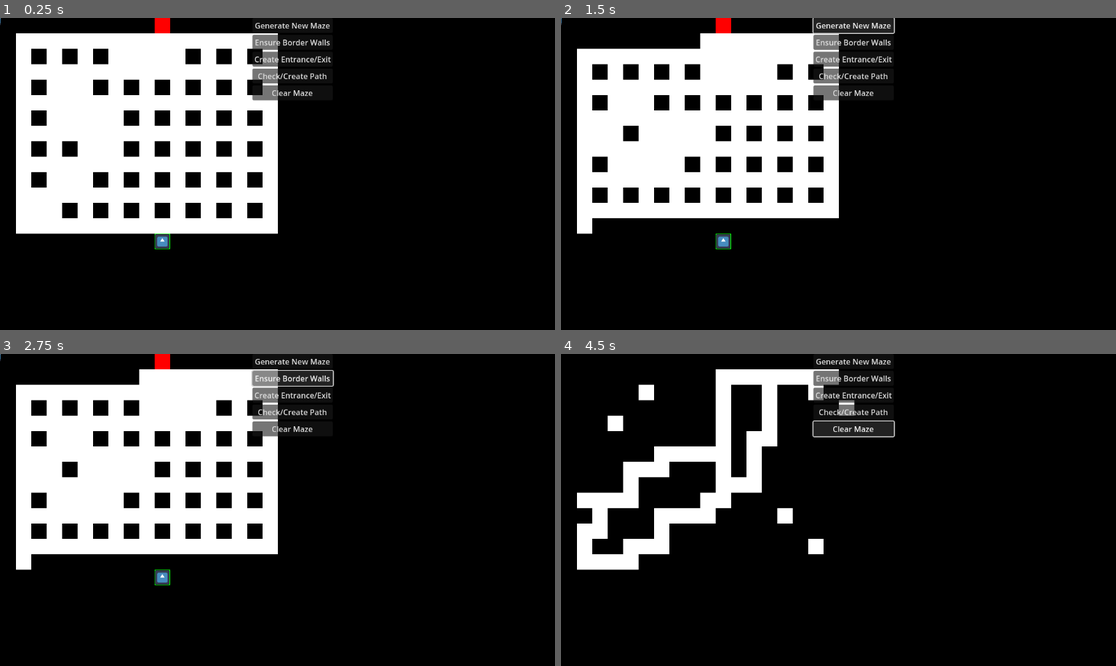
Above: before the commit, frames 1-4 (two rows, left to right).
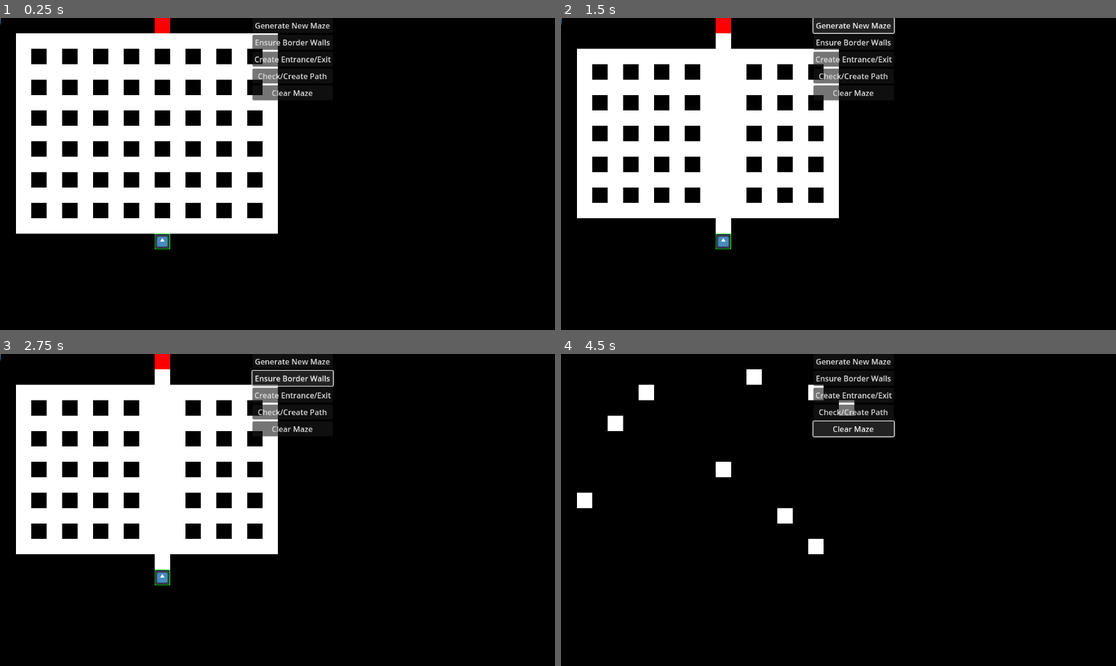
Above: after the commit, the same moments.

Repository: de43gy/complete-darkness-horror-to-pashtet-gamejam
Game: Godot game, scene res://scenes/main/main/main.tscn
Same seed, same stepped clock (60 frames per second), same inputs: the game is played once before the commit and once after it. The engine's default icon, where the game draws it, is replaced by a stand-in: a white triangle on a blue panel in a dark square.
Inputs:
- Up to frame 1 (0.25 s): no input
- Up to frame 2 (1.5 s): click "Generate New Maze" at 0.5 s; click "Generate New Maze" at 1.25 s
- Up to frame 3 (2.75 s): click "Ensure Border Walls" at 2 s
- Up to frame 4 (4.5 s): click "Check/Create Path" at 2.75 s; click "Clear Maze" at 3.5 s; tap Enter at 4.25 s; hold Right (ui_right) from 4.28 s (still down); hold Space (ui_select) from 4.28 s (still down)

The runs differ from the first frame. In frame 1, 1.2% of the frame differs, in the area x 5-31%, y 9-65%; in frame 2, 3.0%; in frame 3, 3.0%; in frame 4, 7.2%, in the area x 2-51%, y 4-70%.
Error after the commit: Invalid assignment of property or key 'position' with value of type 'Vector2' on a base object of type 'previously freed'. (res://scenes/main/labyrinth/labyrin…

Commit message:
refactoring create_collision_walls(), ensure_path() is now used instead of ensure_path_exists(), is_path_exists(), create_path()

Diff:
--- a/scenes/main/labyrinth/labyrinth.gd
+++ b/scenes/main/labyrinth/labyrinth.gd
@@ -12,6 +12,7 @@
 
 var maze = []
 var visited = []
+var collision_objects = []
 var wall_tiles: Node2D
 var player: CharacterBody2D
 var player_scene = preload("res://scenes/entities/player/player.tscn")
@@ -49,18 +50,24 @@
 		MazeType.ROOMS:
 			generate_rooms_maze()
 
-	ensure_path_exists()
+	container.queue_redraw()
 	ensure_border_walls()
-	container.queue_redraw()
-
-	print("Maze generation algorithm completed")
-	print("Ensuring path exists...")
-	ensure_path_exists()
-	print("Ensuring border walls...")
-	ensure_border_walls()
+	ensure_path()
 
 	print(generation_type + " maze generation completed")
 	emit_signal("maze_generated")
+
+#logic for checking and creating a path
+func ensure_path():
+	var start = entrance_pos
+	var end = exit_pos
+	var path = find_path(start, end)
+
+	if path.size() == 0:
+		print("No path found, creating one")
+		create_path(start, end)
+	else:
+		print("Path found, length: ", path.size())
 
 func initialize_arrays():
 	maze.clear()
@@ -71,15 +78,6 @@
 		for x in range(WIDTH):
 			maze[y].append(WALL)
 			visited[y].append(false)
-
-func ensure_path_exists():
-	var start = Vector2(1, HEIGHT - 2)
-	var end = Vector2(WIDTH - 2, 1)
-	var path = find_path(start, end)
-
-	if path.size() == 0:
-		print("No path found, creating one")
-		create_path(start, end)
 
 func find_path(start: Vector2, end: Vector2) -> Array:
 	var queue = [start]
@@ -377,29 +375,36 @@
 	return x > 0 and x < WIDTH - 1 and y > 0 and y < HEIGHT - 1
 
 func ensure_entrance_exit_accessibility():
-	# Для входа
 	if maze[entrance_pos.y - 1][entrance_pos.x - 1] == WALL and maze[entrance_pos.y - 1][entrance_pos.x + 1] == WALL:
 		maze[entrance_pos.y - 1][randi() % 2 * 2 - 1 + entrance_pos.x] = PATH
 
-	# Для выхода
 	if maze[exit_pos.y + 1][exit_pos.x - 1] == WALL and maze[exit_pos.y + 1][exit_pos.x + 1] == WALL:
 		maze[exit_pos.y + 1][randi() % 2 * 2 - 1 + exit_pos.x] = PATH
 
 func create_collision_walls():
-	for child in wall_tiles.get_children():
-		child.queue_free()
-
-	for y in range(HEIGHT):
-		for x in range(WIDTH):
-			if maze[y][x] == WALL:
+	if collision_objects.size() == 0:
+		for y in range(HEIGHT):
+			for x in range(WIDTH):
 				var wall = StaticBody2D.new()
 				var collision = CollisionShape2D.new()
 				var shape = RectangleShape2D.new()
 				shape.size = Vector2(CELL_SIZE, CELL_SIZE)
 				collision.shape = shape
 				wall.add_child(collision)
-				wall.position = Vector2(x * CELL_SIZE + CELL_SIZE/2, y * CELL_SIZE + CELL_SIZE/2)
+				wall.position = Vector2(x * CELL_SIZE + CELL_SIZE / 2, y * CELL_SIZE + CELL_SIZE / 2)
 				wall_tiles.add_child(wall)
+				collision_objects.append(wall)
+
+	var index = 0
+	for y in range(HEIGHT):
+		for x in range(WIDTH):
+			var wall = collision_objects[index]
+			if maze[y][x] == WALL:
+				wall.position = Vector2(x * CELL_SIZE + CELL_SIZE / 2, y * CELL_SIZE + CELL_SIZE / 2)
+				wall.show()
+			else:
+				wall.hide()
+			index += 1
 
 func spawn_player():
 	if player:
